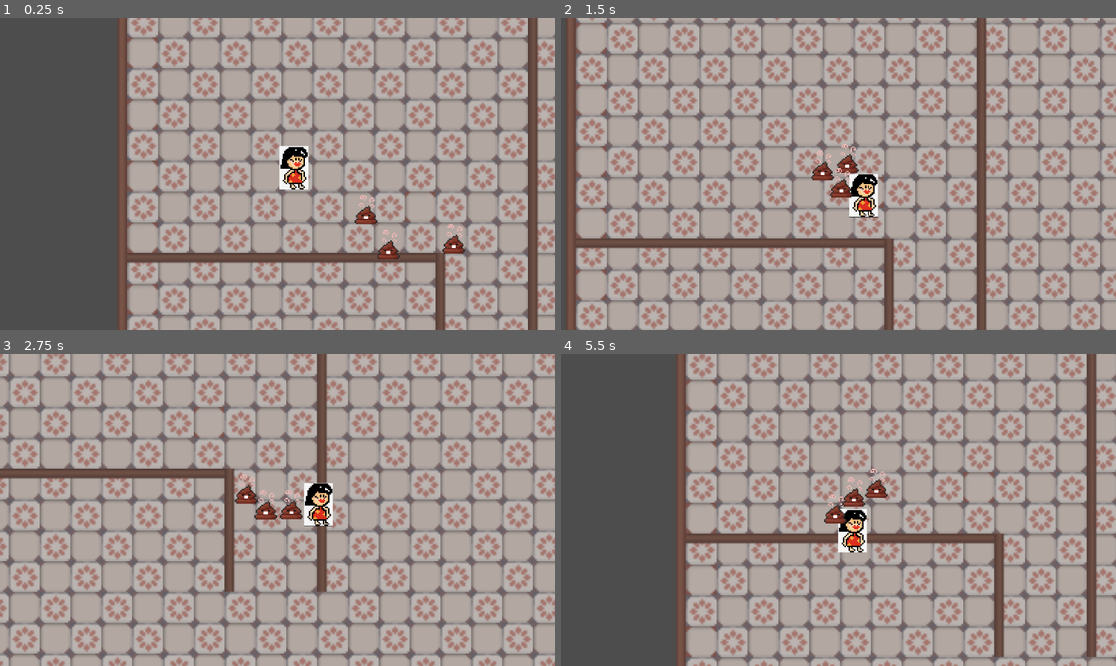
Above: before the commit, frames 1-4 (two rows, left to right).
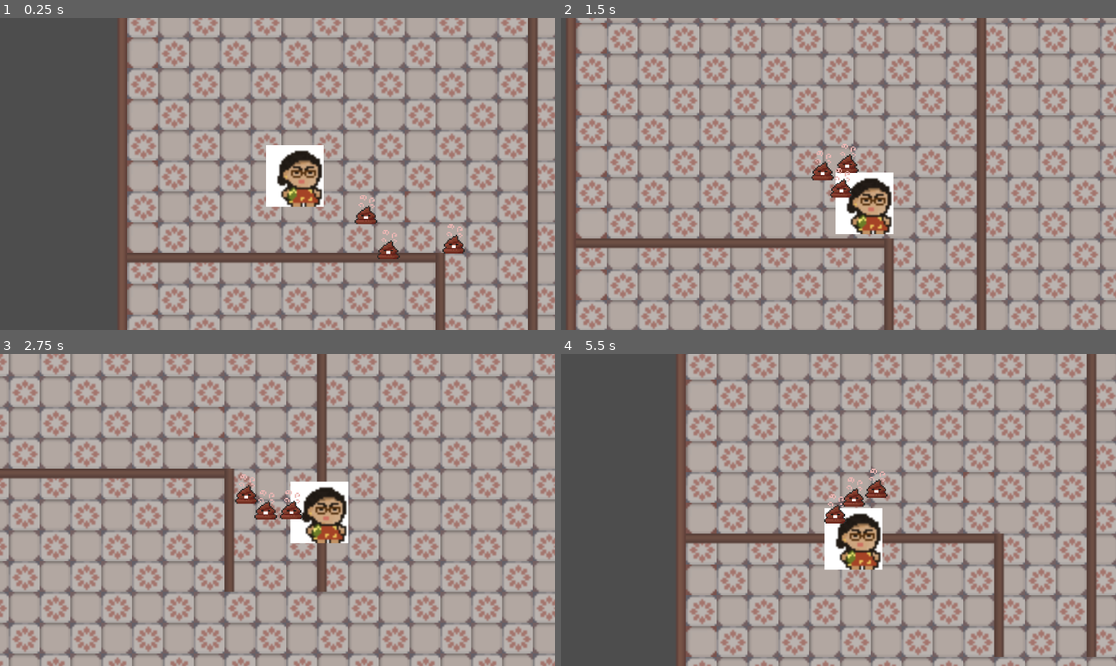
Above: after the commit, the same moments.

Repository: xntle/MOMFURY
Game: Godot game, scene res://scene/Game.tscn
Two runs of this game, one before a commit and one after it. Both use one fixed random seed, a clock stepped at 60 frames per second and the inputs below.
Inputs:
- Up to frame 1 (0.25 s): no input
- Up to frame 2 (1.5 s): hold D (move_right) 0.53-1.28 s; tap Space (roll) at 0.6, 1.35 s; hold S (move_down) from 1.28 s (still down)
- Up to frame 3 (2.75 s): release S (move_down) at 2.03 s; hold D (move_right) from 2.03 s (still down); tap Space (roll) at 2.1 s
- Up to frame 4 (5.5 s): release D (move_right) at 2.78 s; hold W (move_up) 2.78-3.53 s; tap Space (roll) every 0.75 s from 2.85 to 5.1 s; hold A (move_left) 3.53-5.03 s; hold S (move_down) from 5.03 s (still down)

The runs differ from the first frame. In frame 1, 2.0% of the frame differs, in the area x 47-59%, y 40-61%; in frame 2, 1.9%; in frame 3, 1.9%; in frame 4, 1.9%.

Commit message:
initial import + animation

Diff:
--- a/scene/Player.tscn
+++ b/scene/Player.tscn
@@ -1,10 +1,46 @@
-[gd_scene load_steps=4 format=3 uid="uid://ctnihbseogqdf"]
+[gd_scene load_steps=7 format=3 uid="uid://ctnihbseogqdf"]
 
 [ext_resource type="Script" uid="uid://cbrwihmwrf8c6" path="res://scripts/player.gd" id="1_hjaqi"]
-[ext_resource type="Texture2D" uid="uid://cmnw0o6ebecwl" path="res://characters/IMG_0105.jpg" id="2_fvtld"]
+[ext_resource type="Texture2D" uid="uid://bm8gd545v53qa" path="res://characters/Idle_Front_Sprite_Sheet.png" id="2_62i1b"]
 
 [sub_resource type="CircleShape2D" id="CircleShape2D_onrkg"]
 radius = 7.0
+
+[sub_resource type="Animation" id="Animation_62i1b"]
+resource_name = "idle_front"
+tracks/0/type = "value"
+tracks/0/imported = false
+tracks/0/enabled = true
+tracks/0/path = NodePath("Img0105:frame")
+tracks/0/interp = 1
+tracks/0/loop_wrap = true
+tracks/0/keys = {
+"times": PackedFloat32Array(0, 0.06666667, 0.16666669),
+"transitions": PackedFloat32Array(1, 1, 1),
+"update": 1,
+"values": [0, 1, 2]
+}
+
+[sub_resource type="Animation" id="Animation_y30ri"]
+length = 0.001
+tracks/0/type = "value"
+tracks/0/imported = false
+tracks/0/enabled = true
+tracks/0/path = NodePath("Img0105:frame")
+tracks/0/interp = 1
+tracks/0/loop_wrap = true
+tracks/0/keys = {
+"times": PackedFloat32Array(0),
+"transitions": PackedFloat32Array(1),
+"update": 1,
+"values": [0]
+}
+
+[sub_resource type="AnimationLibrary" id="AnimationLibrary_waelg"]
+_data = {
+&"RESET": SubResource("Animation_y30ri"),
+&"idle_front": SubResource("Animation_62i1b")
+}
 
 [node name="Player" type="CharacterBody2D"]
 collision_mask = 6
@@ -18,10 +54,15 @@
 position_smoothing_enabled = true
 
 [node name="Img0105" type="Sprite2D" parent="."]
-position = Vector2(8.531252, -3.187101)
-scale = Vector2(0.016916756, 0.016879812)
-texture = ExtResource("2_fvtld")
+position = Vector2(9, 0.99999976)
+texture = ExtResource("2_62i1b")
+hframes = 3
 
 [node name="CollisionShape2D" type="CollisionShape2D" parent="."]
 position = Vector2(9, 1)
 shape = SubResource("CircleShape2D_onrkg")
+
+[node name="AnimationPlayer" type="AnimationPlayer" parent="."]
+libraries = {
+&"": SubResource("AnimationLibrary_waelg")
+}
--- a/scripts/player.gd
+++ b/scripts/player.gd
@@ -18,6 +18,7 @@
 
 func _ready():
 	normal_mask = collision_mask
+	$AnimationPlayer.play("idle_front")
 
 
 func _physics_process(delta):
@@ -38,7 +39,6 @@
 			return
 
 		return
-
 	# movement input
 	if Input.is_action_pressed("move_down"):
 		direction.y = 1
Binary file added: characters/Idle_Front_Sprite_Sheet.png
Not shown, added: characters/Idle_Front_Sprite_Sheet.png.import
Not shown, added: characters/Idle.mp4
